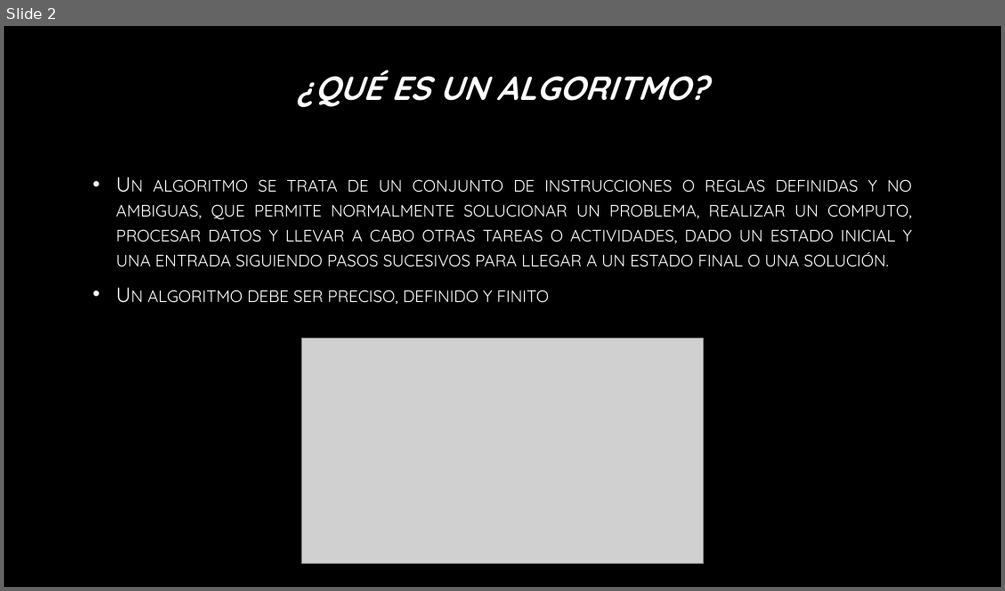
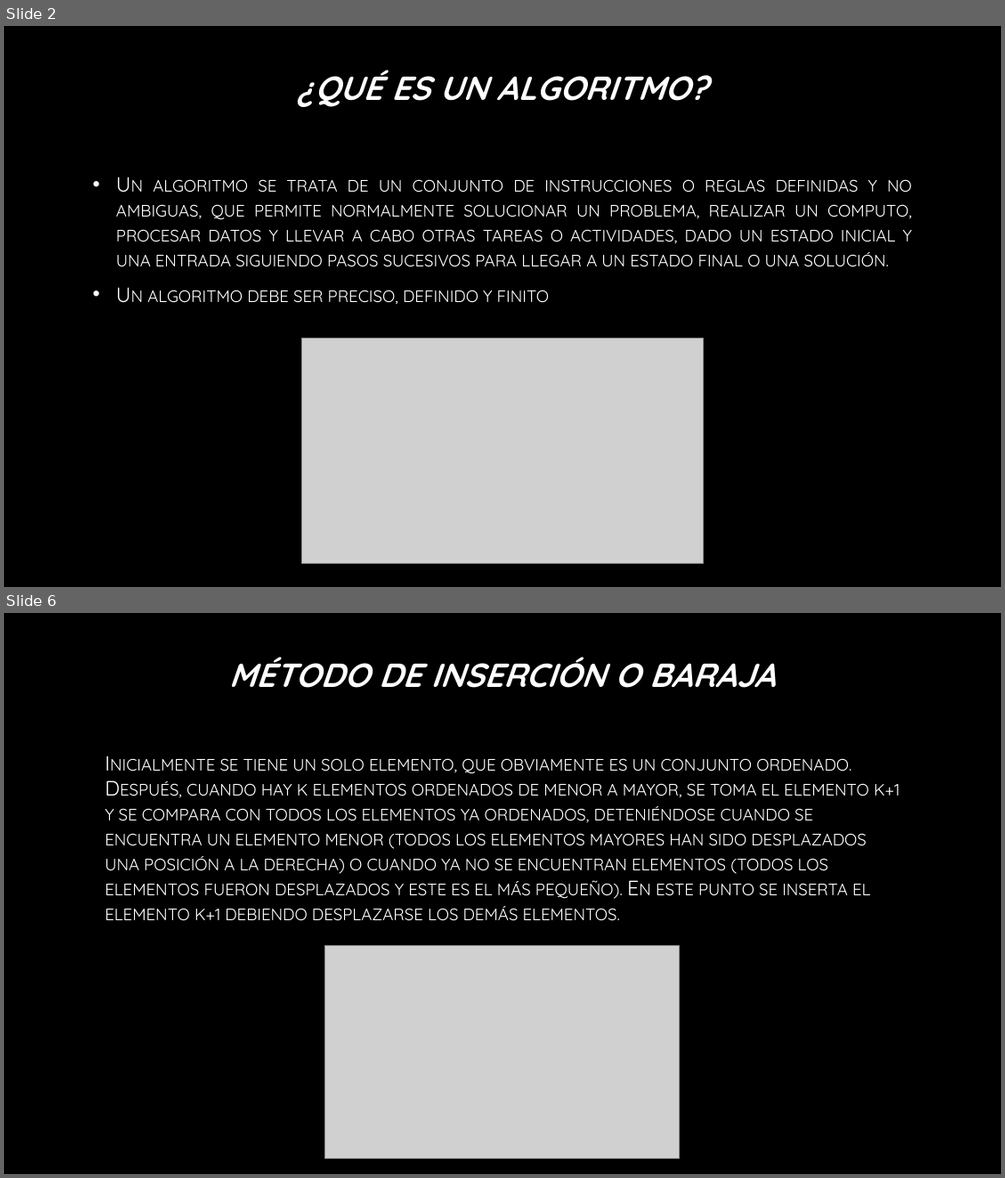
Before and after one commit to Elias99garcia/Trabajo-integrador, a slide deck: Metodos de ordenamiento.pptx. Shown one above the other, each under a label of ours: slide 2 before the commit, slides 2 and 6 after it; the slides between them are not shown. The pictures are 1005x591 and 1005x1178 pixels, drawn with LibreOffice and Linux fonts; fonts in the diff are those of the drawing; grey boxes stand for pictures; background and template pictures are left out. Boxes give left, top, right and bottom in pixels: in the first picture for what was removed or moved away, otherwise in the second. Text is boxed around its words. In the diff, an @@ line names an element or a change of style, - is before the commit and + after.

```diff
--- a/Metodos de ordenamiento.pptx
+++ b/Metodos de ordenamiento.pptx
@@ slide 6 added at (4,613,1001,1174), background picture (left out) @@
@@ title added at (229,657,776,688), 32 pt, text gradient #FFFFFF to #A6A6A6, bold, italic @@
+MÉTODO DE INSERCIÓN O BARAJA
@@ text added at (105,758,899,921), 20 pt, text gradient #FFFFFF to #BFBFBF, small capitals @@
+Inicialmente se tiene un solo elemento, que obviamente es un conjunto ordenado. Después, cuando hay k elementos ordenados de menor a mayor, se toma el elemento k+1 y se compara con todos los elementos ya ordenados, deteniéndose cuando se encuentra un elemento menor (todos los elementos mayores han sido desplazados una posición a la derecha) o cuando ya no se encuentran elementos (todos los elementos fueron desplazados y este es el más pequeño). En este punto se inserta el elemento k+1 debiendo desplazarse los demás elementos.
@@ picture added at (325,946,680,1159) @@
```
Also in this commit, not shown: 2 slides changed, 5 other slides added, 1 other file.
